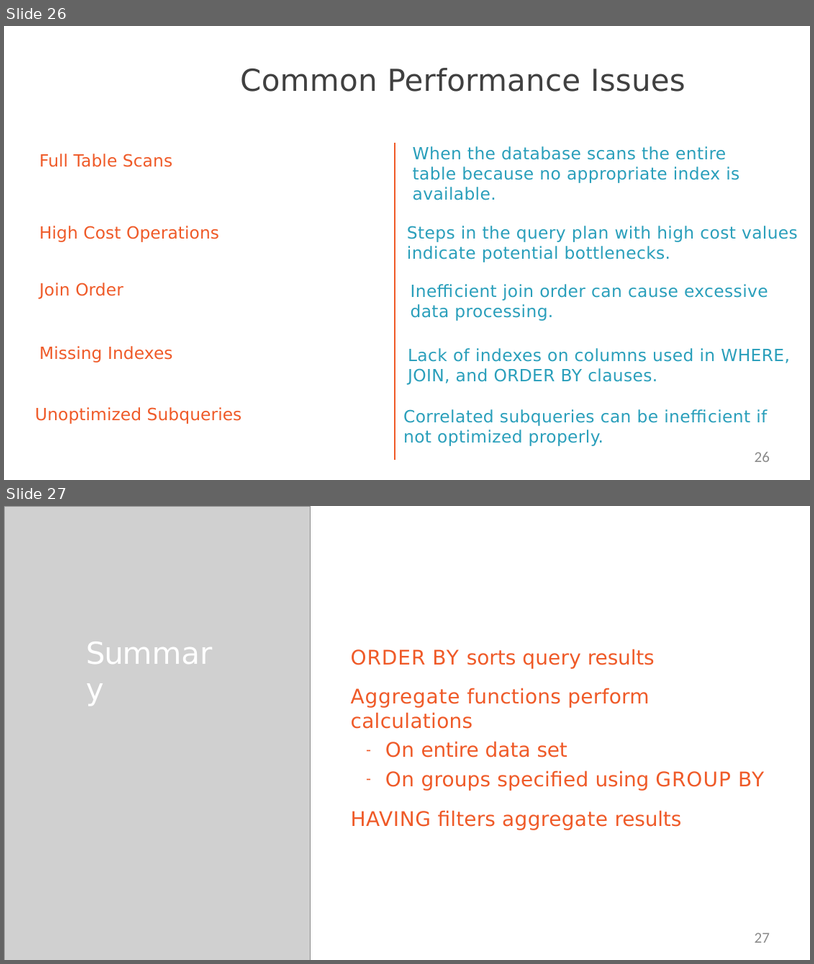
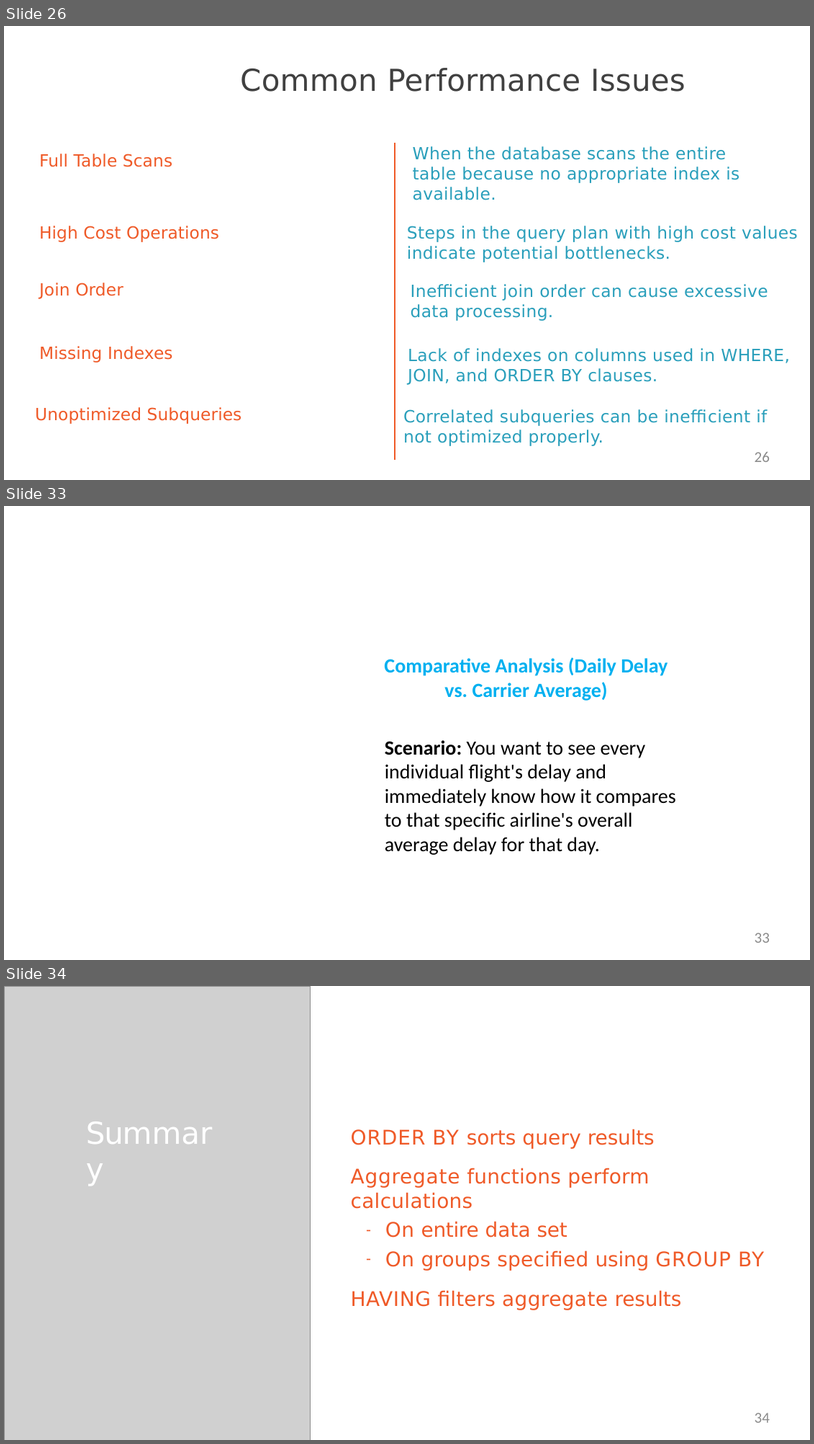
Before and after one commit to StevenJoseph19/GS-Training, a slide deck: Training Materials/8. PostgreSQL/1. Querying Data from PostgreSQL/Slides/6. Presenting and Aggregating Your Result/presenting-and-aggregating-your-results-slides.pptx. Shown one above the other, each under a label of ours: slides 26 and 27 before the commit, slides 26, 33 and 34 after it; the slides between them are not shown. The pictures are 814x964 and 814x1444 pixels, drawn with LibreOffice and Linux fonts; fonts in the diff are those of the drawing; grey boxes stand for pictures; background and template pictures are left out. Boxes give left, top, right and bottom in pixels: in the first picture for what was removed or moved away, otherwise in the second. Text is boxed around its words. In the diff, an @@ line names an element or a change of style, - is before the commit and + after.

```diff
--- a/Training Materials/8. PostgreSQL/1. Querying Data from PostgreSQL/Slides/6. Presenting and Aggregating Your Result/presenting-and-aggregating-your-results-slides.pptx
+++ b/Training Materials/8. PostgreSQL/1. Querying Data from PostgreSQL/Slides/6. Presenting and Aggregating Your Result/presenting-and-aggregating-your-results-slides.pptx
@@ slide 33 added at [4,506,810,960], background #FFFFFF @@
@@ text added at [112,633,203,671], 36 pt, text #FFFFFF @@
+Demo
@@ text added at [384,657,668,700], 24 pt, text #00B0F0, bold @@
+Comparative Analysis (Daily Delay vs. Carrier Average)
@@ text added at [385,740,676,854], 24 pt, text #000000 @@
+Scenario: You want to see every individual flight's delay and immediately know how it compares to that specific airline's overall average delay for that day.
@@ page number added at [755,932,770,942], 18 pt, text #8C8C8C @@
+33
@@ what was slide 27 is now slide 34 @@
@@ page number at [755,1412,770,1422]: text changed @@
-27
+34
```
Also in this commit, not shown: 6 other slides added.
